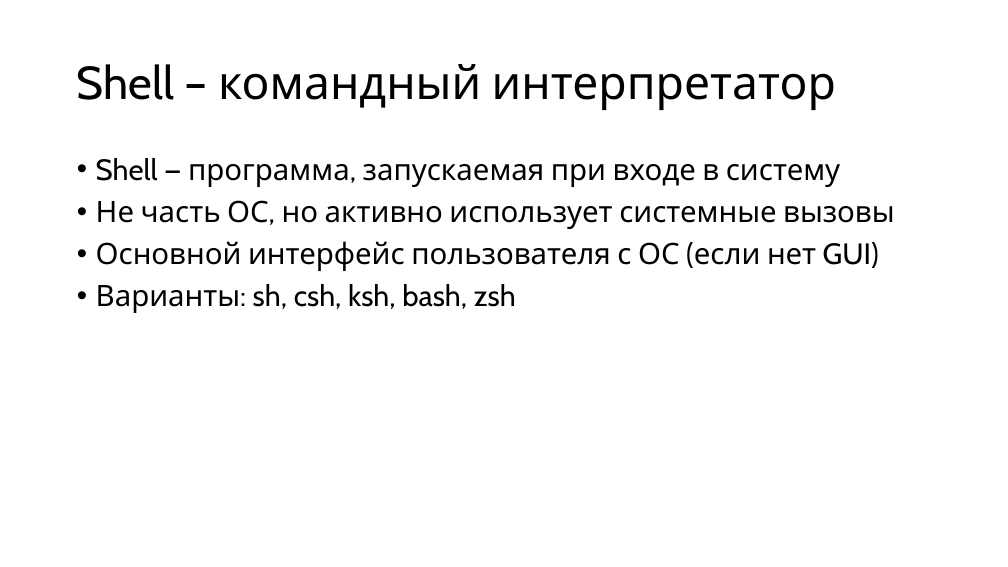
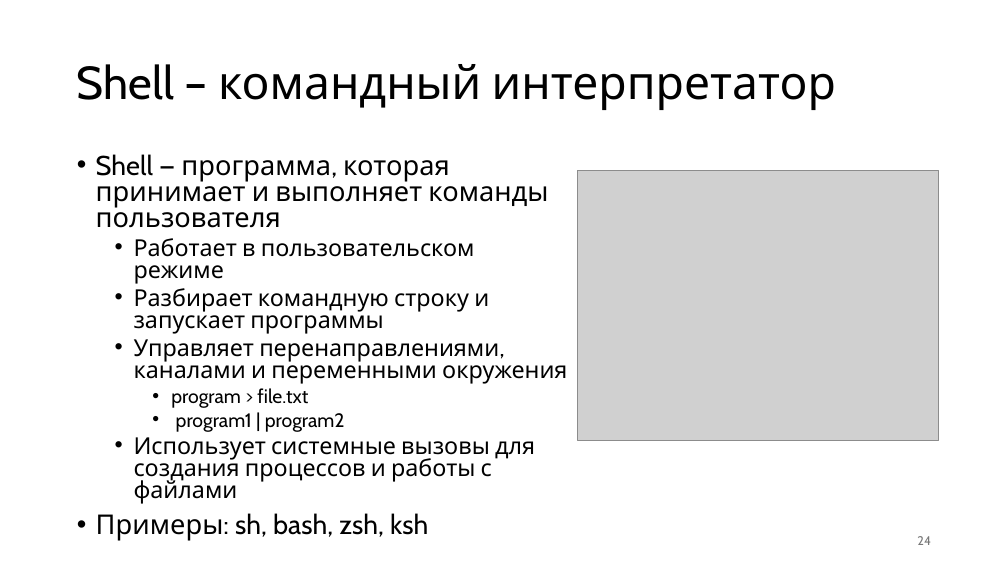
Before and after one commit to alexey-malov/os-course, a slide deck: slide 24 of lectures/02/Основные концепции ОС.pptx. Drawn at 1008x567 pixels with LibreOffice and Linux fonts; fonts in the diff are those of the drawing; grey boxes stand for pictures. Boxes give left, top, right and bottom in pixels: in the first picture for what was removed or moved away, otherwise in the second. Text is boxed around its words. In the diff, an @@ line names an element or a change of style, - is before the commit and + after.

```diff
--- a/lectures/02/Основные концепции ОС.pptx
+++ b/lectures/02/Основные концепции ОС.pptx
@@ text at box(96, 154, 567, 541): text changed; size 28 to 22.2 pt @@
-• Shell — программа, запускаемая при входе в систему
-• Не часть ОС, но активно использует системные вызовы
-• Основной интерфейс пользователя с ОС (если нет GUI)
-• Варианты: sh, csh, ksh, bash, zsh
+• Shell — программа, которая принимает и выполняет команды пользователя
+  • Работает в пользовательском режиме
+  • Разбирает командную строку и запускает программы
+  • Управляет перенаправлениями, каналами и переменными окружения
+    • program > file.txt
+    • program1 | program2
+  • Использует системные вызовы для создания процессов и работы с файлами
+• Примеры: sh, bash, zsh, ksh
@@ picture added at box(578, 170, 938, 441) @@
@@ page number added at box(917, 536, 931, 545), 12 pt, text #797979 @@
+24
```
Also in this commit, not shown: 28 other slides changed, 11 slides added, 43 slides removed, 2 other files.
